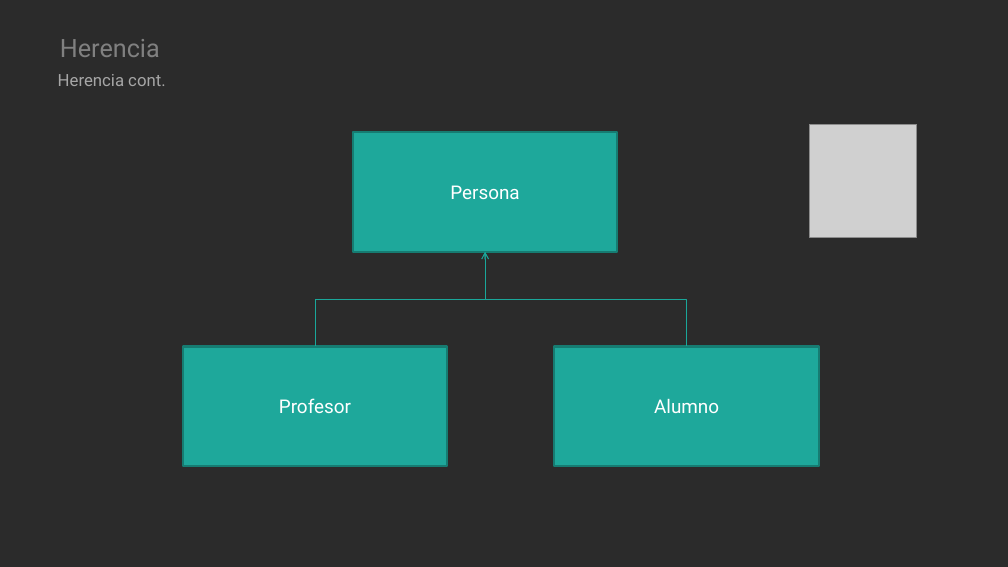
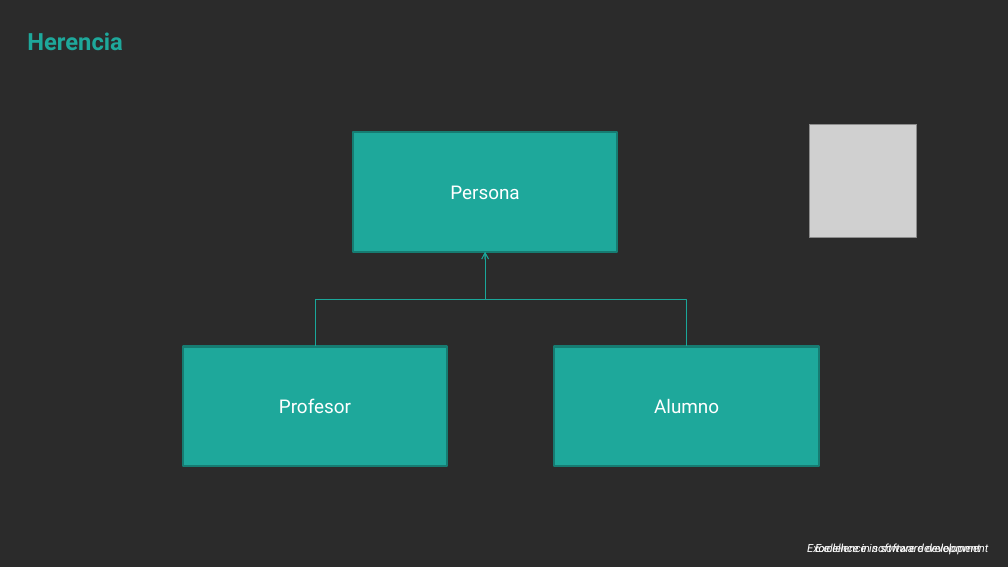
Before and after one commit to hexacta/HexactaLabs-NET, a slide deck: slide 11 of Presentaciones/4 - Programacion Orientada a Objetos.pptx (slide 13 before the commit). Drawn at 1008x567 pixels with LibreOffice and Linux fonts; fonts in the diff are those of the drawing; grey boxes stand for pictures; background and template pictures are left out; a plain dark background stands for a picture behind light text. Boxes give left, top, right and bottom in pixels: in the first picture for what was removed or moved away, otherwise in the second. Text is boxed around its words. In the diff, an @@ line names an element or a change of style, - is before the commit and + after.

```diff
--- a/Presentaciones/4 - Programacion Orientada a Objetos.pptx
+++ b/Presentaciones/4 - Programacion Orientada a Objetos.pptx
@@ title "Herencia" moved from (x1=60, y1=39, x2=160, y2=57) to (x1=27, y1=32, x2=123, y2=50) @@
@@ title "Herencia" at (x1=27, y1=32, x2=123, y2=50): size 24 to 22.7 pt, text colour #808080 to #1EA89B, bold on @@
@@ text removed at (x1=58, y1=74, x2=165, y2=86) @@
-Herencia cont.
@@ text added at (x1=807, y1=543, x2=989, y2=555), 10.7 pt, text #FFFFFF, italic @@
+Excellence in software development
@@ text added at (x1=815, y1=543, x2=981, y2=555), 10.7 pt, text #FFFFFF, italic @@
+Excellence in software development
```
Also in this commit, not shown: 13 other slides changed, 3 slides added, 6 slides removed, 2 other files.
